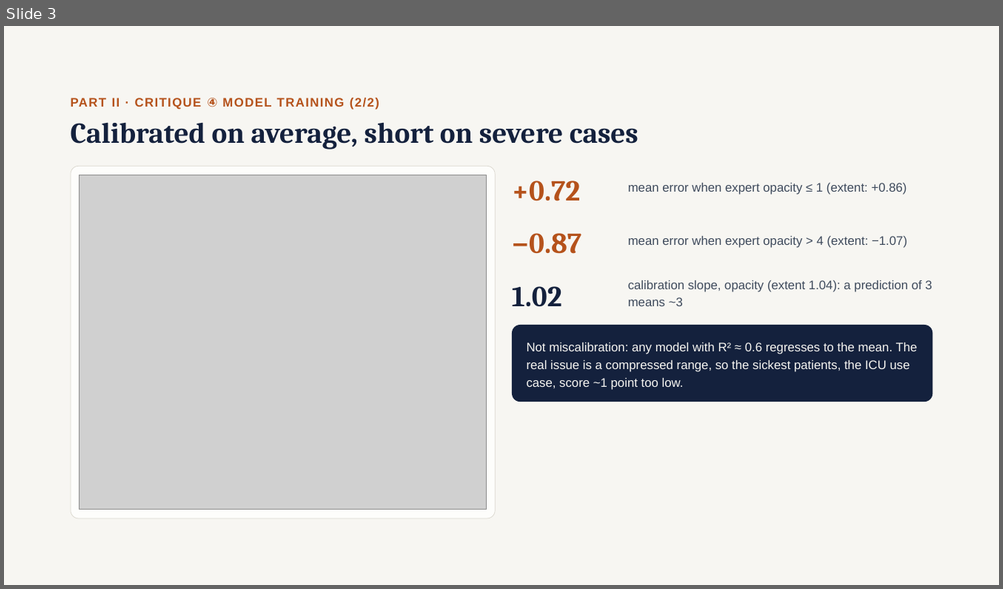
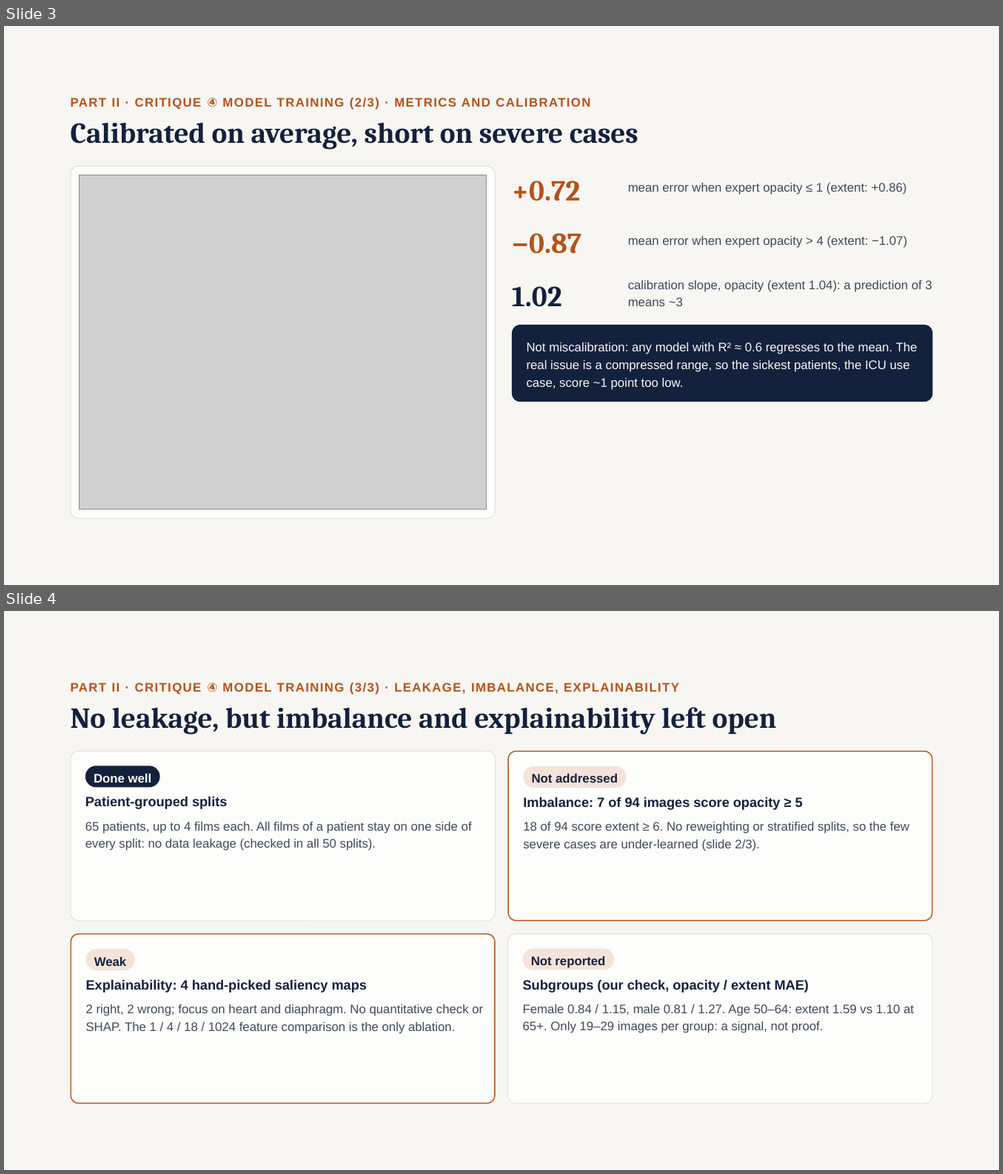
Before and after one commit to Caijiahui0715/DSA5206, a slide deck: critique_D/DSA5206_Critique_D.pptx. Shown one above the other, each under a label of ours: slide 3 before the commit, slides 3 and 4 after it. The pictures are 1003x589 and 1003x1174 pixels, drawn with LibreOffice and Linux fonts; fonts in the diff are those of the drawing; grey boxes stand for pictures. Boxes give left, top, right and bottom in pixels: in the first picture for what was removed or moved away, otherwise in the second. Text is boxed around its words. In the diff, an @@ line names an element or a change of style, - is before the commit and + after.

Commit message:
Update critique C and D slides with checklist coverage

```diff
--- a/critique_D/DSA5206_Critique_D.pptx
+++ b/critique_D/DSA5206_Critique_D.pptx
@@ slide 4 added at [4, 611, 999, 1170], background #F7F6F2 @@
@@ text added at [71, 683, 679, 695], 12 pt, text #B5521B, bold @@
+PART II · CRITIQUE ④ MODEL TRAINING (3/3) · LEAKAGE, IMBALANCE, EXPLAINABILITY
@@ title added at [71, 707, 777, 735], 28 pt, text #14213D, bold @@
+No leakage, but imbalance and explainability left open
@@ rounded rectangle added at [71, 752, 495, 921], fill #FDFDFB, outline #DAD7CE 0.5 pt @@
@@ rounded rectangle added at [509, 752, 932, 920], fill #FDFDFB, outline #B5521B 1 pt @@
@@ freeform shape added at [85, 766, 160, 788], fill #14213D, 12 pt, text #F7F6F2, bold @@
+Done well
@@ freeform shape added at [523, 766, 626, 788], fill #F3E3D8, 12 pt, text #14213D, bold @@
+Not addressed
@@ text added at [85, 796, 227, 809], 13 pt, text #14213D, bold @@
+Patient-grouped splits
@@ text added at [523, 797, 802, 810], 13 pt, text #14213D, bold @@
+Imbalance: 7 of 94 images score opacity ≥ 5
@@ text added at [85, 822, 472, 851], 12 pt, text #3E4A5C @@
+65 patients, up to 4 films each. All films of a patient stay on one side of every split: no data leakage (checked in all 50 splits).
@@ text added at [523, 822, 909, 851], 12 pt, text #3E4A5C @@
+18 of 94 score extent ≥ 6. No reweighting or stratified splits, so the few severe cases are under-learned (slide 2/3).
@@ rounded rectangle added at [71, 934, 495, 1103], fill #FDFDFB, outline #B5521B 1 pt @@
@@ rounded rectangle added at [508, 934, 932, 1104], fill #FDFDFB, outline #DAD7CE 0.5 pt @@
@@ freeform shape added at [86, 949, 134, 971], fill #F3E3D8, 12 pt, text #14213D, bold @@
+Weak
@@ freeform shape added at [523, 949, 614, 971], fill #F3E3D8, 12 pt, text #14213D, bold @@
+Not reported
@@ text added at [86, 980, 367, 993], 13 pt, text #14213D, bold @@
+Explainability: 4 hand-picked saliency maps
@@ text added at [523, 980, 808, 993], 13 pt, text #14213D, bold @@
+Subgroups (our check, opacity / extent MAE)
@@ text added at [86, 1005, 483, 1034], 12 pt, text #3E4A5C @@
+2 right, 2 wrong; focus on heart and diaphragm. No quantitative check or SHAP. The 1 / 4 / 18 / 1024 feature comparison is the only ablation.
@@ text added at [523, 1005, 913, 1034], 12 pt, text #3E4A5C @@
+Female 0.84 / 1.15, male 0.81 / 1.27. Age 50–64: extent 1.59 vs 1.10 at 65+. Only 19–29 images per group: a signal, not proof.
@@ slide 3 changed as well @@
@@ text at [71, 98, 590, 110]: text changed @@
-PART II · CRITIQUE ④ MODEL TRAINING (2/2)
+PART II · CRITIQUE ④ MODEL TRAINING (2/3) · METRICS AND CALIBRATION
```
Also in this commit, not shown: 2 other slides changed, 1 other slide added, 2 other files.
